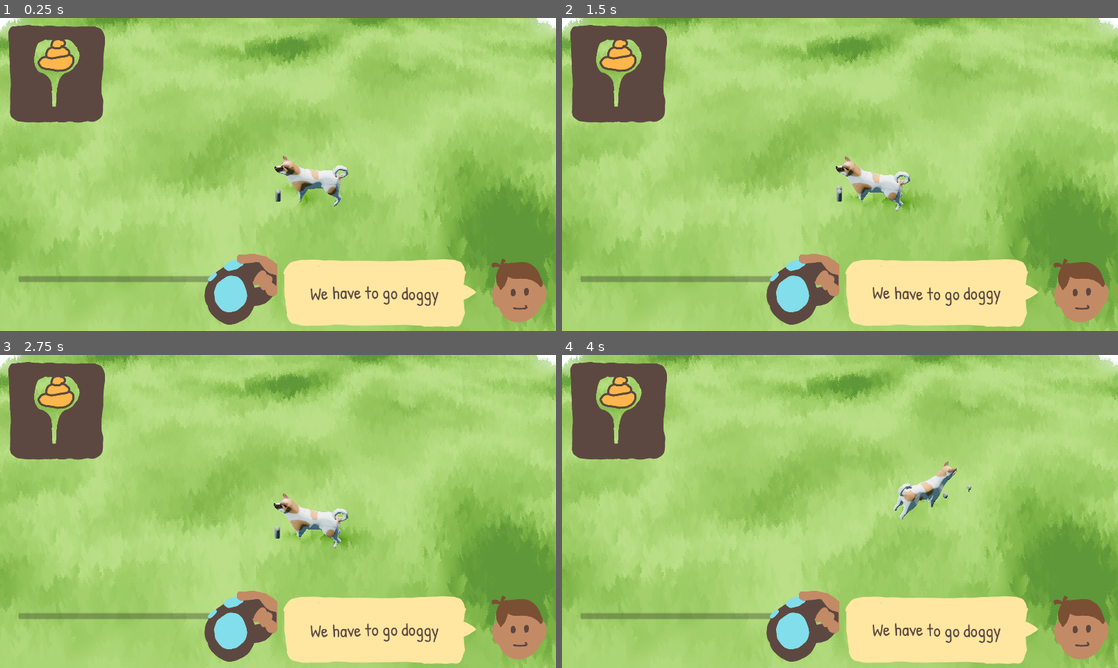
Above: before the commit, frames 1-4 (two rows, left to right).
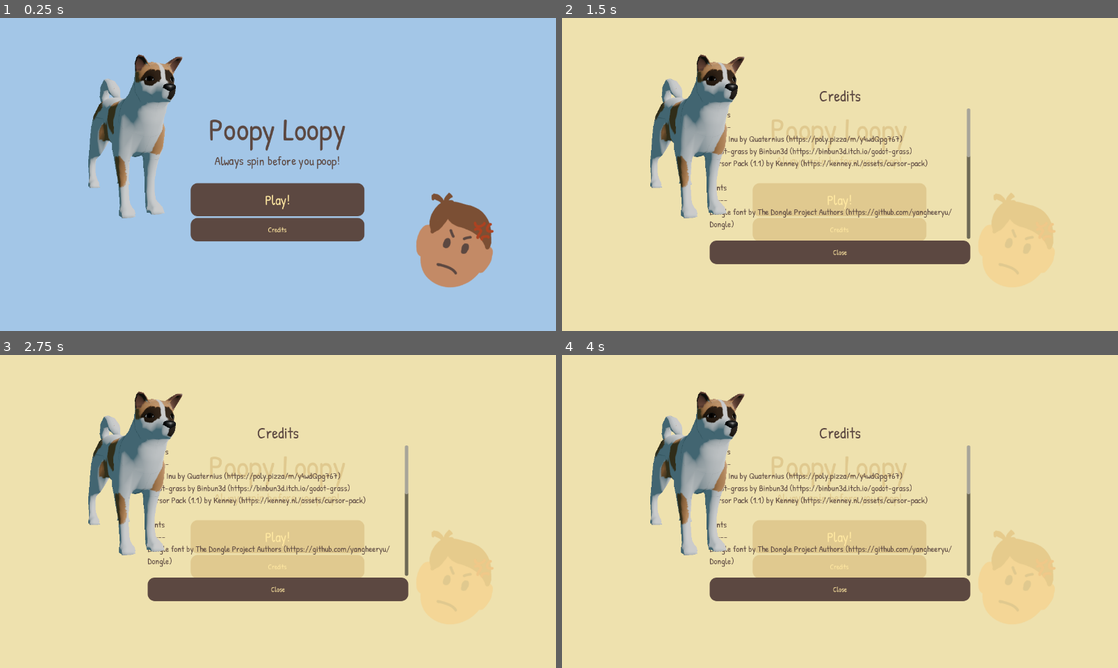
Above: after the commit, the same moments.

Repository: mathijs750/very-serious-game
Game: Godot game, scene res://start_screen/start_screen.tscn
The game is run twice, just before and just after one commit, with the same random seed, the same clock (stepped at 60 frames per second) and the same inputs. Before the commit the project starts from res://world.tscn.
Inputs (mouse positions are in pixels of both pictures, inside the frame that each line leads up to):
- Up to frame 1 (0.25 s): no input
- Up to frame 2 (1.5 s): click (840, 230) at 0.5 s, where only the run after the commit has a clickable "Credits"; click (840, 199) at 1.25 s, where only the run after the commit has a clickable "Play!"
- Up to frame 3 (2.75 s): click (278, 536) at 2 s, where only the run after the commit has a clickable "Play!"
- Up to frame 4 (4 s): click (840, 536) at 2.75 s, where only the run after the commit has a clickable "Play!"; move the mouse to (962, 495) at 3.52 s; press the mouse at (962, 495) at 3.53 s

The runs differ from the first frame. In frame 1, 100% of the frame differs, in the area x 0-100%, y 0-100%; in frame 2, 94%; in frame 3, 94%; in frame 4, 94%.

Commit message:
Clean up UI colors and add start and end screens

Diff:
--- a/project.godot
+++ b/project.godot
@@ -11,7 +11,7 @@
 [application]
 
 config/name="Poopy Loopy"
-run/main_scene="uid://48m62a5ebffo"
+run/main_scene="uid://bnw7lecqovdky"
 config/features=PackedStringArray("4.7", "GL Compatibility")
 config/icon="res://icon.svg"
 
--- /dev/null
+++ b/start_screen/start_screen.gd
@@ -0,0 +1,13 @@
+extends Control
+
+func _on_play_pressed() -> void:
+  get_tree().change_scene_to_file("res://world.tscn")
+
+func _on_credits_pressed() -> void:
+  var file := FileAccess.open("res://credits.txt", FileAccess.READ)
+  if file:
+    %CreditsText.text = file.get_as_text()
+  %CreditsPopup.show()
+
+func _on_close_pressed() -> void:
+  %CreditsPopup.hide()
--- /dev/null
+++ b/start_screen/start_screen.tscn
@@ -0,0 +1,178 @@
+[gd_scene format=3 uid="uid://bnw7lecqovdky"]
+
+[ext_resource type="Script" uid="uid://dax5owi3l2foa" path="res://start_screen/start_screen.gd" id="1_8bm5k"]
+[ext_resource type="Texture2D" uid="uid://bbafqjfljkqef" path="res://ui/demi.png" id="2_pevhg"]
+[ext_resource type="Texture2D" uid="uid://c4lrp6hsa78gv" path="res://ui/owner_4.png" id="3_5vdfa"]
+[ext_resource type="Texture2D" uid="uid://bsdfxsqghujx0" path="res://ui/AdobeColor-My Color Theme(1).jpeg" id="3_og173"]
+[ext_resource type="PackedScene" uid="uid://t865yjlrh2x3" path="res://dog/dog.glb" id="4_c3q8q"]
+[ext_resource type="Material" uid="uid://d1hs4dfx7bie" path="res://dog/dog.tres" id="5_5vdfa"]
+
+[sub_resource type="Environment" id="Environment_30j53"]
+background_mode = 1
+background_color = Color(0.6400466, 0.7760293, 0.90431976, 1)
+ambient_light_source = 2
+ambient_light_color = Color(0.23637116, 0.35745153, 0.40004605, 1)
+ambient_light_energy = 1.25
+tonemap_mode = 4
+glow_enabled = true
+
+[node name="StartScreen" type="Control" unique_id=100000001]
+layout_mode = 3
+anchors_preset = 15
+anchor_right = 1.0
+anchor_bottom = 1.0
+grow_horizontal = 2
+grow_vertical = 2
+script = ExtResource("1_8bm5k")
+
+[node name="Background" type="ColorRect" parent="." unique_id=100000002]
+layout_mode = 1
+anchors_preset = 15
+anchor_right = 1.0
+anchor_bottom = 1.0
+grow_horizontal = 2
+grow_vertical = 2
+color = Color(0.6400466, 0.7760293, 0.90431976, 1)
+
+[node name="CenterContainer" type="CenterContainer" parent="." unique_id=100000003]
+layout_mode = 1
+anchors_preset = 15
+anchor_right = 1.0
+anchor_bottom = 1.0
+grow_horizontal = 2
+grow_vertical = 2
+
+[node name="VBoxContainer" type="VBoxContainer" parent="CenterContainer" unique_id=100000004]
+custom_minimum_size = Vector2(400.01, 0)
+layout_mode = 2
+
+[node name="Title" type="RichTextLabel" parent="CenterContainer/VBoxContainer" unique_id=1821705146]
+layout_mode = 2
+size_flags_horizontal = 3
+theme_override_font_sizes/normal_font_size = 72
+bbcode_enabled = true
+text = "[shake rate=10.0 level=10 connected=1]Poopy Loopy[/shake]"
+fit_content = true
+horizontal_alignment = 1
+
+[node name="Subtitle" type="RichTextLabel" parent="CenterContainer/VBoxContainer" unique_id=1744005806]
+layout_mode = 2
+size_flags_horizontal = 3
+theme_override_font_sizes/normal_font_size = 28
+bbcode_enabled = true
+text = "[shake rate=15.0 level=3 connected=1]Always spin before you poop![/shake]"
+fit_content = true
+horizontal_alignment = 1
+
+[node name="HSeparator" type="HSeparator" parent="CenterContainer/VBoxContainer" unique_id=258268330]
+custom_minimum_size = Vector2(0, 23.675)
+layout_mode = 2
+
+[node name="PlayButton" type="Button" parent="CenterContainer/VBoxContainer" unique_id=100000007]
+layout_mode = 2
+theme_override_font_sizes/font_size = 32
+text = "Play!"
+
+[node name="CreditsButton" type="Button" parent="CenterContainer/VBoxContainer" unique_id=100000008]
+layout_mode = 2
+text = "Credits"
+
+[node name="Demi" type="Sprite2D" parent="." unique_id=435558067]
+visible = false
+position = Vector2(310, 220)
+texture = ExtResource("2_pevhg")
+
+[node name="bAASJE" type="Sprite2D" parent="." unique_id=1572837900]
+position = Vector2(1041, 520)
+rotation = 0.35430184
+texture = ExtResource("3_5vdfa")
+
+[node name="CreditsPopup" type="Control" parent="." unique_id=200000001]
+unique_name_in_owner = true
+visible = false
+layout_mode = 1
+anchors_preset = 15
+anchor_right = 1.0
+anchor_bottom = 1.0
+grow_horizontal = 2
+grow_vertical = 2
+
+[node name="DimRect" type="ColorRect" parent="CreditsPopup" unique_id=200000002]
+layout_mode = 1
+anchors_preset = 15
+anchor_right = 1.0
+anchor_bottom = 1.0
+grow_horizontal = 2
+grow_vertical = 2
+color = Color(1, 0.9075, 0.63, 0.8117647)
+
+[node name="CenterContainer" type="CenterContainer" parent="CreditsPopup" unique_id=200000003]
+layout_mode = 1
+anchors_preset = 15
+anchor_right = 1.0
+anchor_bottom = 1.0
+grow_horizontal = 2
+grow_vertical = 2
+
+[node name="PanelContainer" type="PanelContainer" parent="CreditsPopup/CenterContainer" unique_id=200000004]
+custom_minimum_size = Vector2(600, 0)
+layout_mode = 2
+
+[node name="VBoxContainer" type="VBoxContainer" parent="CreditsPopup/CenterContainer/PanelContainer" unique_id=200000005]
+layout_mode = 2
+
+[node name="CreditsTitle" type="Label" parent="CreditsPopup/CenterContainer/PanelContainer/VBoxContainer" unique_id=200000006]
+layout_mode = 2
+theme_override_font_sizes/font_size = 36
+text = "Credits"
+horizontal_alignment = 1
+
+[node name="CreditsText" type="RichTextLabel" parent="CreditsPopup/CenterContainer/PanelContainer/VBoxContainer" unique_id=200000007]
+unique_name_in_owner = true
+custom_minimum_size = Vector2(0, 300)
+layout_mode = 2
+size_flags_vertical = 3
+theme_override_font_sizes/normal_font_size = 20
+text = "placeholder. File did not export :("
+
+[node name="CloseButton" type="Button" parent="CreditsPopup/CenterContainer/PanelContainer/VBoxContainer" unique_id=200000008]
+layout_mode = 2
+text = "Close"
+
+[node name="AdobeColorMyColorTheme(1)" type="Sprite2D" parent="CreditsPopup" unique_id=47671858]
+position = Vector2(-1204, 1313)
+texture = ExtResource("3_og173")
+
+[node name="SubViewportContainer" type="SubViewportContainer" parent="." unique_id=2073264183]
+layout_mode = 0
+offset_left = 69.0
+offset_top = 1.0
+offset_right = 581.0
+offset_bottom = 513.0
+
+[node name="SubViewport" type="SubViewport" parent="SubViewportContainer" unique_id=428252200]
+transparent_bg = true
+handle_input_locally = false
+render_target_update_mode = 4
+
+[node name="dog" parent="SubViewportContainer/SubViewport" unique_id=749197801 instance=ExtResource("4_c3q8q")]
+transform = Transform3D(0.5222227, 0, 0.8528093, 0, 1.0000001, 0, -0.8528093, 0, 0.5222227, 0, 0, -2.2473495)
+
+[node name="ShibaInu" parent="SubViewportContainer/SubViewport/dog/RootNode/AnimalArmature/Skeleton3D" parent_id_path=PackedInt32Array(749197801, 256889658) index="16" unique_id=114856291]
+surface_material_override/0 = ExtResource("5_5vdfa")
+
+[node name="Camera3D" type="Camera3D" parent="SubViewportContainer/SubViewport" unique_id=1453200440]
+transform = Transform3D(0.803776, -0.09456769, 0.587368, 0.021927934, 0.9913241, 0.1295986, -0.5945278, -0.09128844, 0.79887605, 5.3784704, 2.6676898, 4.3269653)
+fov = 32.9
+
+[node name="WorldEnvironment" type="WorldEnvironment" parent="SubViewportContainer/SubViewport" unique_id=1816055636]
+environment = SubResource("Environment_30j53")
+
+[node name="DirectionalLight3D" type="DirectionalLight3D" parent="SubViewportContainer/SubViewport" unique_id=1404746677]
+transform = Transform3D(0.41698655, -0.35575622, 0.8363968, -0.4220208, 0.7392277, 0.52482474, -0.8049974, -0.57182163, 0.15811142, 0, 6.123582, 0)
+
+[connection signal="pressed" from="CenterContainer/VBoxContainer/PlayButton" to="." method="_on_play_pressed"]
+[connection signal="pressed" from="CenterContainer/VBoxContainer/CreditsButton" to="." method="_on_credits_pressed"]
+[connection signal="pressed" from="CreditsPopup/CenterContainer/PanelContainer/VBoxContainer/CloseButton" to="." method="_on_close_pressed"]
+
+[editable path="SubViewportContainer/SubViewport/dog"]
--- a/ui/brown_style_box.tres
+++ /dev/null
@@ -1,10 +0,0 @@
-[gd_resource type="StyleBoxTexture" format=3 uid="uid://bqp864u4ouxr3"]
-
-[ext_resource type="Texture2D" uid="uid://clkdbq242o2rh" path="res://ui/human_bubble.png" id="1_248re"]
-
-[resource]
-texture = ExtResource("1_248re")
-texture_margin_left = 30.0
-texture_margin_top = 30.0
-texture_margin_right = 50.0
-texture_margin_bottom = 30.0
--- a/ui/brown_style_box_flat.tres
+++ /dev/null
@@ -1,9 +0,0 @@
-[gd_resource type="StyleBoxFlat" format=3 uid="uid://cue1qul7eq3u0"]
-
-[resource]
-bg_color = Color(0.2901961, 0.2509804, 0.050980393, 1)
-skew = Vector2(0.005, 0.005)
-corner_radius_top_left = 32
-corner_radius_top_right = 32
-corner_radius_bottom_right = 32
-corner_radius_bottom_left = 32
--- a/ui/brown_style_box_speach.tres
+++ /dev/null
@@ -1,10 +0,0 @@
-[gd_resource type="StyleBoxTexture" format=3 uid="uid://bdcxvn05wqlii"]
-
-[ext_resource type="Texture2D" uid="uid://clkdbq242o2rh" path="res://ui/human_bubble.png" id="1_1ojre"]
-
-[resource]
-texture = ExtResource("1_1ojre")
-texture_margin_left = 32.0
-texture_margin_top = 32.0
-texture_margin_right = 32.0
-texture_margin_bottom = 32.0
--- /dev/null
+++ b/ui/flat_box_beige.tres
@@ -0,0 +1,12 @@
+[gd_resource type="StyleBoxFlat" format=3 uid="uid://jgyk2eyrxe3s"]
+
+[resource]
+content_margin_left = 16.0
+content_margin_top = 16.0
+content_margin_right = 16.0
+content_margin_bottom = 16.0
+bg_color = Color(1, 0.90588236, 0.6313726, 1)
+corner_radius_top_left = 16
+corner_radius_top_right = 16
+corner_radius_bottom_right = 16
+corner_radius_bottom_left = 16
--- /dev/null
+++ b/ui/flat_box_blue.tres
@@ -0,0 +1,12 @@
+[gd_resource type="StyleBoxFlat" format=3 uid="uid://dlpph1dohjpvs"]
+
+[resource]
+content_margin_left = 16.0
+content_margin_top = 16.0
+content_margin_right = 16.0
+content_margin_bottom = 16.0
+bg_color = Color(0.50980395, 0.87058824, 0.92156863, 1)
+corner_radius_top_left = 16
+corner_radius_top_right = 16
+corner_radius_bottom_right = 16
+corner_radius_bottom_left = 16
--- /dev/null
+++ b/ui/flat_box_brown.tres
@@ -0,0 +1,12 @@
+[gd_resource type="StyleBoxFlat" format=3 uid="uid://cttmij2khdjbw"]
+
+[resource]
+content_margin_left = 16.0
+content_margin_top = 16.0
+content_margin_right = 16.0
+content_margin_bottom = 16.0
+bg_color = Color(0.36078432, 0.28235295, 0.25490198, 1)
+corner_radius_top_left = 16
+corner_radius_top_right = 16
+corner_radius_bottom_right = 16
+corner_radius_bottom_left = 16
--- /dev/null
+++ b/ui/flat_box_green.tres
@@ -0,0 +1,12 @@
+[gd_resource type="StyleBoxFlat" format=3 uid="uid://cue1qul7eq3u0"]
+
+[resource]
+content_margin_left = 16.0
+content_margin_top = 16.0
+content_margin_right = 16.0
+content_margin_bottom = 16.0
+bg_color = Color(0.37254903, 0.8980392, 0.5176471, 1)
+corner_radius_top_left = 16
+corner_radius_top_right = 16
+corner_radius_bottom_right = 16
+corner_radius_bottom_left = 16
--- /dev/null
+++ b/ui/flat_box_orange.tres
@@ -0,0 +1,12 @@
+[gd_resource type="StyleBoxFlat" format=3 uid="uid://ctohtgt0bivf2"]
+
+[resource]
+content_margin_left = 16.0
+content_margin_top = 16.0
+content_margin_right = 16.0
+content_margin_bottom = 16.0
+bg_color = Color(1, 0.7137255, 0.3019608, 1)
+corner_radius_top_left = 16
+corner_radius_top_right = 16
+corner_radius_bottom_right = 16
+corner_radius_bottom_left = 16
--- a/ui/silly.tres
+++ b/ui/silly.tres
@@ -1,15 +1,28 @@
 [gd_resource type="Theme" format=3 uid="uid://cjk2jlsvgfl4s"]
 
+[ext_resource type="StyleBox" uid="uid://ctohtgt0bivf2" path="res://ui/flat_box_orange.tres" id="1_2p151"]
 [ext_resource type="FontFile" uid="uid://k8yf4jv3lgk3" path="res://fonts/PatrickHand-Regular.ttf" id="1_mb6mw"]
-[ext_resource type="StyleBox" uid="uid://bqp864u4ouxr3" path="res://ui/brown_style_box.tres" id="2_uy3bk"]
+[ext_resource type="StyleBox" uid="uid://cttmij2khdjbw" path="res://ui/flat_box_brown.tres" id="2_2p151"]
+[ext_resource type="StyleBox" uid="uid://dlpph1dohjpvs" path="res://ui/flat_box_blue.tres" id="3_onytq"]
+[ext_resource type="StyleBox" uid="uid://bdcxvn05wqlii" path="res://ui/speech_box.tres" id="5_2p151"]
 
-[sub_resource type="StyleBoxEmpty" id="StyleBoxEmpty_g4v7s"]
+[sub_resource type="StyleBoxEmpty" id="StyleBoxEmpty_2p151"]
+
+[sub_resource type="StyleBoxEmpty" id="StyleBoxEmpty_pa1oa"]
 
 [resource]
+Button/colors/font_color = Color(1, 0.90588236, 0.6313726, 1)
+Button/colors/font_hover_color = Color(0.36078432, 0.28235295, 0.25490198, 1)
+Button/colors/font_hover_pressed_color = Color(0.36078432, 0.28235295, 0.25490198, 1)
+Button/colors/font_pressed_color = Color(0.36078432, 0.28235295, 0.25490198, 1)
+Button/styles/hover = ExtResource("1_2p151")
+Button/styles/normal = ExtResource("2_2p151")
+Button/styles/pressed = ExtResource("3_onytq")
+HSeparator/styles/separator = SubResource("StyleBoxEmpty_2p151")
 Label/colors/font_color = Color(0.36078432, 0.28235295, 0.25490198, 1)
 Label/font_sizes/font_size = 32
 Label/fonts/font = ExtResource("1_mb6mw")
-Panel/styles/panel = ExtResource("2_uy3bk")
-PanelContainer/styles/panel = SubResource("StyleBoxEmpty_g4v7s")
+Panel/styles/panel = ExtResource("5_2p151")
+PanelContainer/styles/panel = SubResource("StyleBoxEmpty_pa1oa")
 RichTextLabel/colors/default_color = Color(0.36078432, 0.28235295, 0.25490198, 1)
 RichTextLabel/font_sizes/normal_font_size = 41
--- /dev/null
+++ b/ui/speech_box.tres
@@ -0,0 +1,10 @@
+[gd_resource type="StyleBoxTexture" format=3 uid="uid://bdcxvn05wqlii"]
+
+[ext_resource type="Texture2D" uid="uid://clkdbq242o2rh" path="res://ui/human_bubble.png" id="1_25h3b"]
+
+[resource]
+texture = ExtResource("1_25h3b")
+texture_margin_left = 40.0
+texture_margin_top = 32.0
+texture_margin_right = 55.0
+texture_margin_bottom = 32.0
--- a/ui/ui.gd
+++ b/ui/ui.gd
@@ -93,14 +93,20 @@
 
 func _win_game() -> void:
   game_over = true
-  print("Win!")
   game_won.emit()
+  %ResultLabel.text = "You Win!"
+  %EndScreen.show()
 
 
 func _lose_game() -> void:
   game_over = true
-  print("Lose!")
   game_lost.emit()
+  %ResultLabel.text = "Game Over!"
+  %EndScreen.show()
+
+
+func _on_restart_pressed() -> void:
+  get_tree().change_scene_to_file("res://world.tscn")
 
 
 func update_text() -> void:
--- a/ui/ui.tscn
+++ b/ui/ui.tscn
@@ -8,6 +8,7 @@
 [ext_resource type="Texture2D" uid="uid://cmo7tb4tnk2d7" path="res://ui/owner_1.png" id="5_obcwv"]
 [ext_resource type="Texture2D" uid="uid://c48v5osbaefm8" path="res://ui/owner_3.png" id="6_pa1oa"]
 [ext_resource type="Texture2D" uid="uid://c4lrp6hsa78gv" path="res://ui/owner_4.png" id="7_ay4pc"]
+[ext_resource type="Texture2D" uid="uid://bsdfxsqghujx0" path="res://ui/AdobeColor-My Color Theme(1).jpeg" id="9_pa1oa"]
 
 [node name="ui" type="Control" unique_id=118455921]
 layout_mode = 3
@@ -117,3 +118,50 @@
 
 [node name="bark" type="AudioStreamPlayer3D" parent="." unique_id=2137032109]
 stream = ExtResource("3_wl5ax")
+
+[node name="EndScreen" type="Control" parent="." unique_id=201]
+unique_name_in_owner = true
+visible = false
+layout_mode = 1
+anchors_preset = 15
+anchor_right = 1.0
+anchor_bottom = 1.0
+grow_horizontal = 2
+grow_vertical = 2
+
+[node name="ColorRect" type="ColorRect" parent="EndScreen" unique_id=202]
+layout_mode = 1
+anchors_preset = 15
+anchor_right = 1.0
+anchor_bottom = 1.0
+grow_horizontal = 2
+grow_vertical = 2
+color = Color(1, 0.90588236, 0.6313726, 1)
+
+[node name="CenterContainer" type="CenterContainer" parent="EndScreen" unique_id=203]
+layout_mode = 1
+anchors_preset = 15
+anchor_right = 1.0
+anchor_bottom = 1.0
+grow_horizontal = 2
+grow_vertical = 2
+
+[node name="VBoxContainer" type="VBoxContainer" parent="EndScreen/CenterContainer" unique_id=204]
+layout_mode = 2
+
+[node name="ResultLabel" type="Label" parent="EndScreen/CenterContainer/VBoxContainer" unique_id=205]
+unique_name_in_owner = true
+layout_mode = 2
+theme_override_font_sizes/font_size = 72
+text = "Result"
+horizontal_alignment = 1
+
+[node name="RestartButton" type="Button" parent="EndScreen/CenterContainer/VBoxContainer" unique_id=206]
+layout_mode = 2
+text = "Play Again"
+
+[node name="AdobeColorMyColorTheme(1)" type="Sprite2D" parent="EndScreen" unique_id=1875186248]
+position = Vector2(-1002, 1219)
+texture = ExtResource("9_pa1oa")
+
+[connection signal="pressed" from="EndScreen/CenterContainer/VBoxContainer/RestartButton" to="." method="_on_restart_pressed"]
Not shown, added: start_screen/start_screen.gd.uid
Binary file removed: ui/background_panel.png
Not shown, removed: ui/background_panel.png.import
Binary file removed: ui/background_panel_speach.png
Not shown, removed: ui/background_panel_speach.png.import
